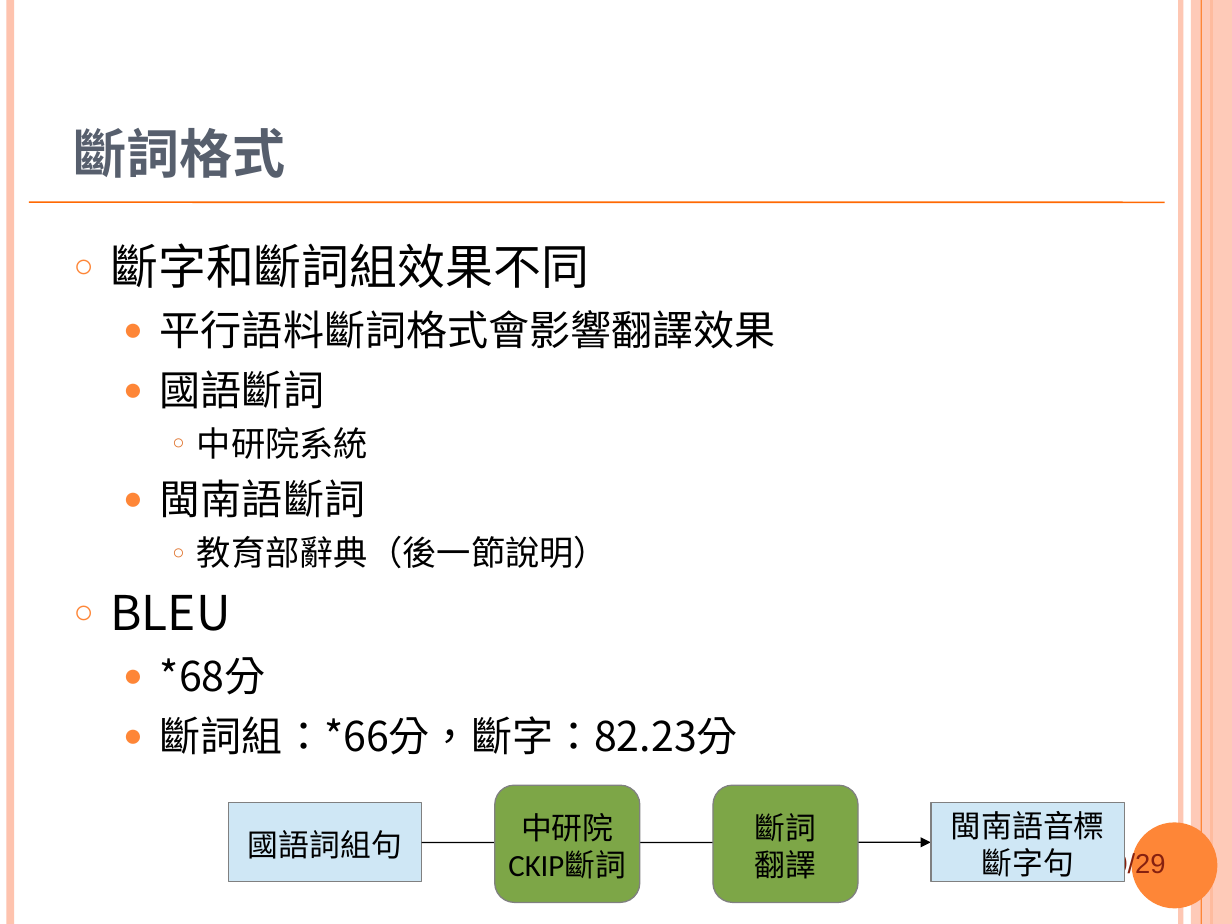
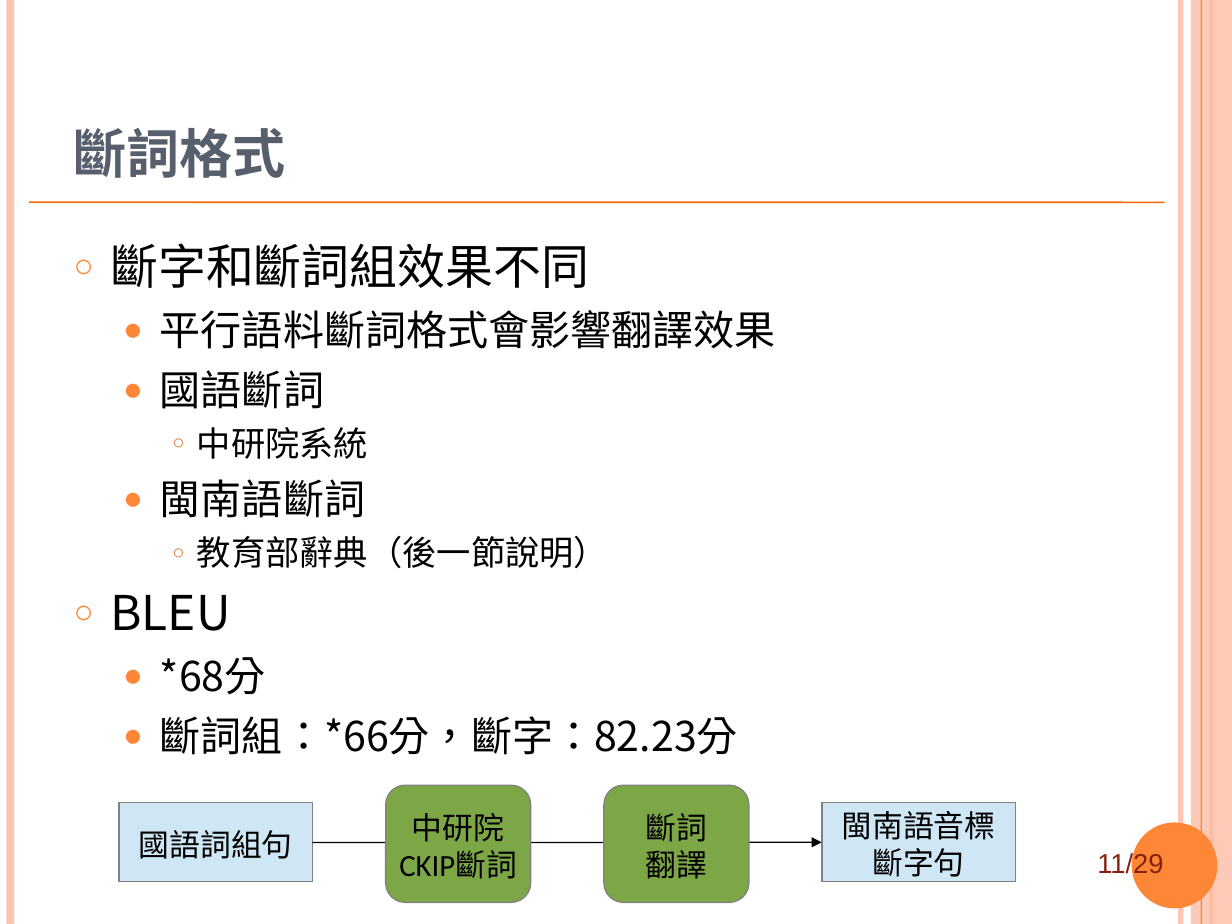
Before and after one commit to sih4sing5hong5/po3-ko3_tau5-iann2-phinn3, a slide deck: slide 11 of 翻譯報告.ppt (slide 10 before the commit). Drawn at 1232x924 pixels with LibreOffice and Linux fonts; fonts in the diff are those of the drawing; background and template pictures are left out. Boxes give left, top, right and bottom in pixels: in the first picture for what was removed or moved away, otherwise in the second. Text is boxed around its words. In the diff, an @@ line names an element or a change of style, - is before the commit and + after.

```diff
--- a/翻譯報告.ppt
+++ b/翻譯報告.ppt
@@ 2 rectangles, 2 rounded rectangles, 1 arrow: place and size @@
-2 rectangles, 2 rounded rectangles, 1 arrow at (228, 785, 1125, 902)
+2 rectangles, 2 rounded rectangles, 1 arrow at (120, 785, 1015, 902)
@@ page number at (1097, 852, 1163, 879): text changed @@
-10/29
+11/29
```
Also in this commit, not shown: 15 other slides changed, 2 slides added.
